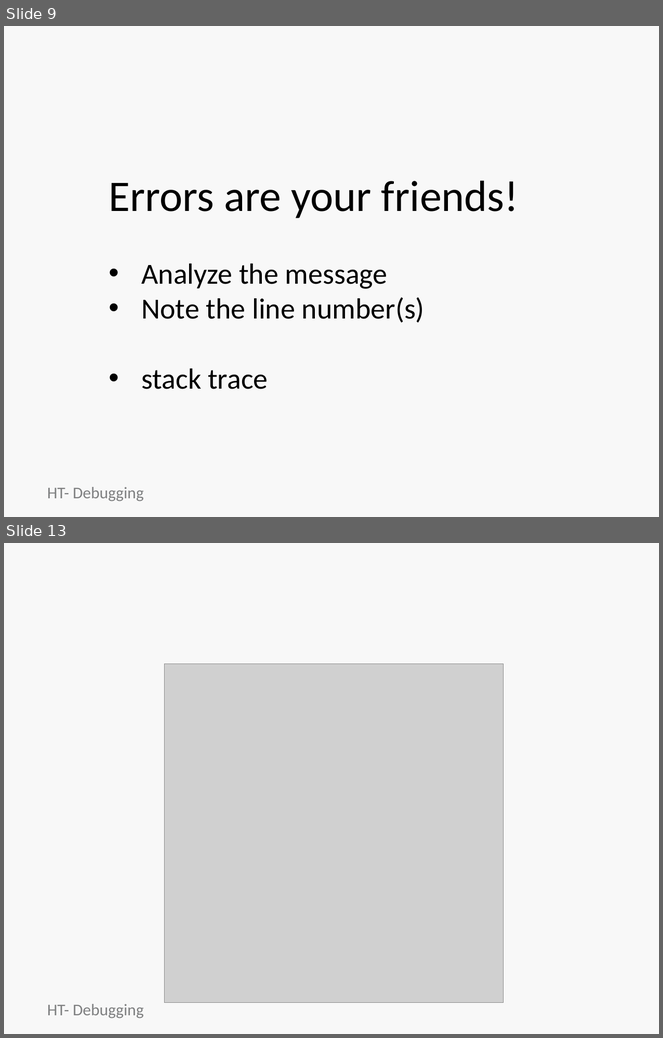
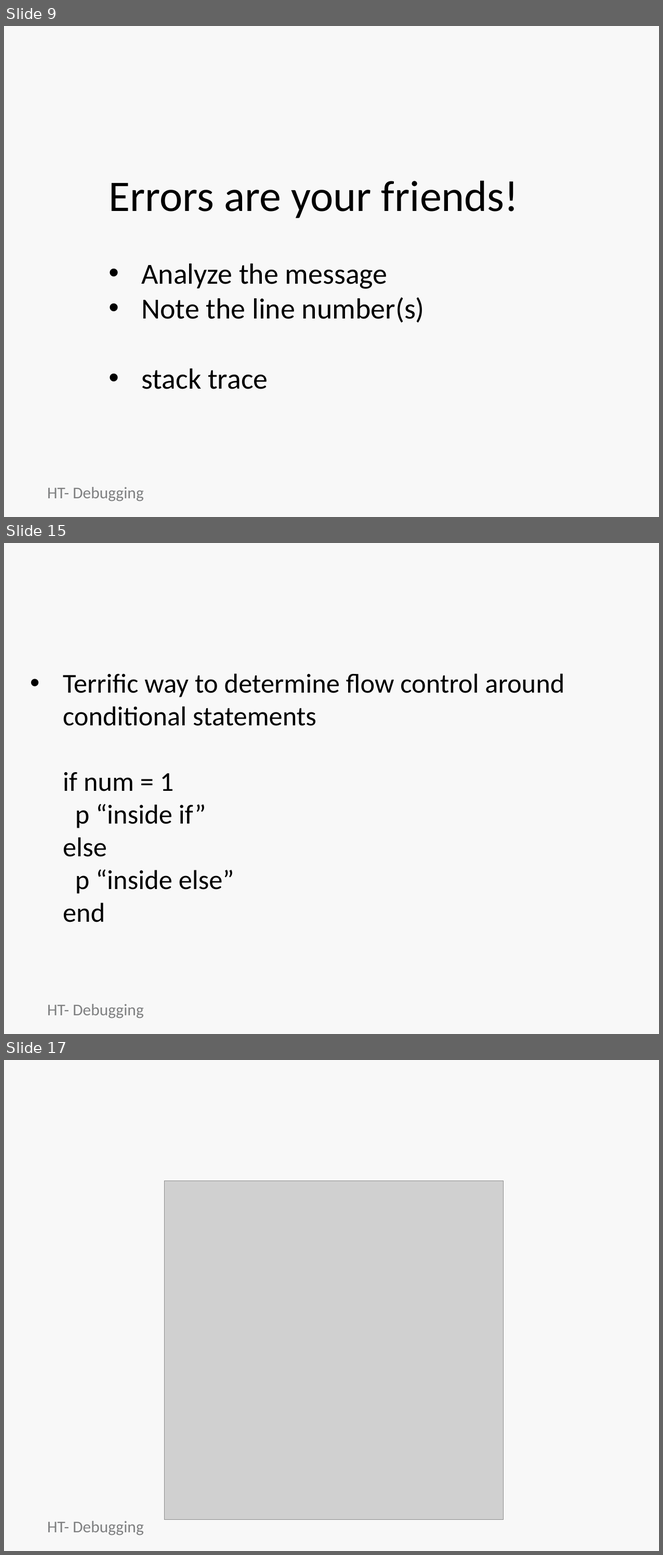
Before and after one commit to jumpcheng/debugging_notes, a slide deck: HT-debugging-basics.pptx. Shown one above the other, each under a label of ours: slides 9 and 13 before the commit, slides 9, 15 and 17 after it; the slides between them are not shown. The pictures are 663x1038 and 663x1555 pixels, drawn with LibreOffice and Linux fonts; fonts in the diff are those of the drawing; grey boxes stand for pictures; background and template pictures are left out. Boxes give left, top, right and bottom in pixels: in the first picture for what was removed or moved away, otherwise in the second. Text is boxed around its words. In the diff, an @@ line names an element or a change of style, - is before the commit and + after.

```diff
--- a/HT-debugging-basics.pptx
+++ b/HT-debugging-basics.pptx
@@ slide 15 added at [4,543,659,1034], background picture (left out) @@
@@ title added at [37,551,626,633], 44 pt, text #F8F8F8, bold @@
+Debugging “inline”
@@ text added at [63,674,565,923], 30 pt, text #000000 @@
+• Terrific way to determine flow control around conditional statements
+  if num = 1
+  p “inside if”
+  else
+  p “inside else”
+  end
@@ text added at [47,1004,143,1019], 18 pt, text #7E7F80 @@
+HT- Debugging
@@ what was slide 13 is now slide 17 @@
```
Also in this commit, not shown: 9 slides changed, 3 other slides added, 2 other files.
